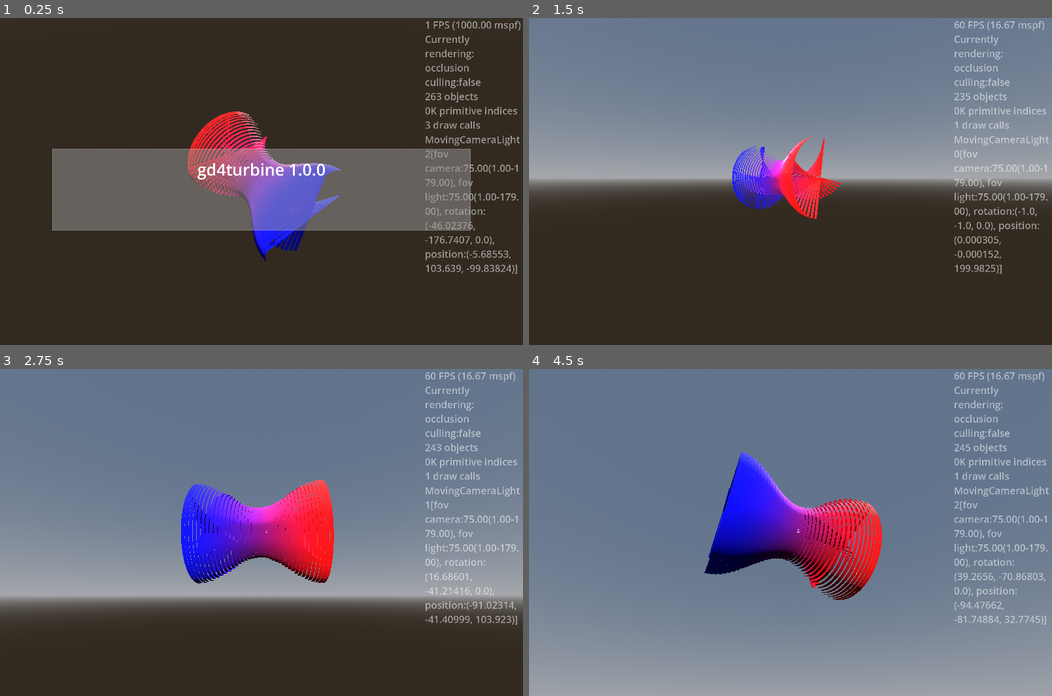
Above: before the commit, frames 1-4 (two rows, left to right).
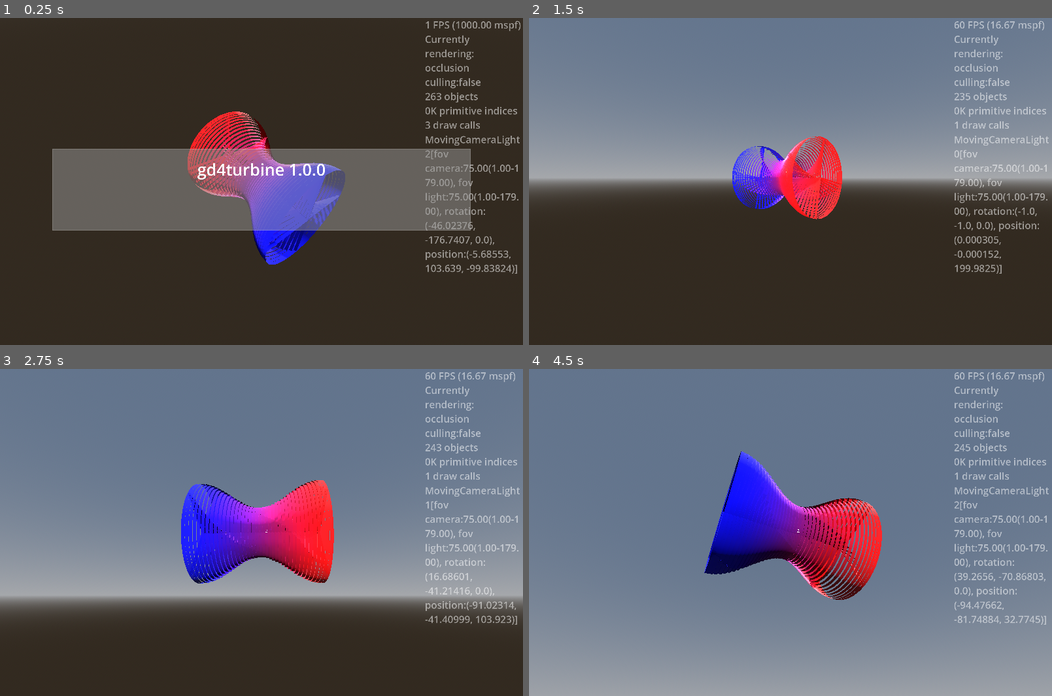
Above: after the commit, the same moments.

Repository: kasworld/gd4turbine
Game: Godot game, scene res://main.tscn
Two runs of this game, one before a commit and one after it. Both use one fixed random seed, a clock stepped at 60 frames per second and the inputs below.
Inputs (mouse positions are in pixels of both pictures, inside the frame that each line leads up to):
- Up to frame 1 (0.25 s): no input
- Up to frame 2 (1.5 s): tap Enter at 0.5 s; move the mouse to (905, 165) at 0.52 s; hold Right 0.53-1.28 s; tap Q at 0.6 s; click (905, 165) at 0.67 s; move the mouse to (685, 197) at 1.27 s; hold Down from 1.28 s (still down); tap E at 1.35 s
- Up to frame 3 (2.75 s): move the mouse to (313, 460) at 2.02 s; release Down at 2.03 s; hold Right from 2.03 s (still down); tap Enter at 2.1 s
- Up to frame 4 (4.5 s): move the mouse to (764, 597) at 2.77 s; release Right at 2.78 s; hold Up 2.78-3.53 s; tap Q at 2.85 s; click (764, 597) at 2.92 s; move the mouse to (947, 581) at 3.52 s; hold Left from 3.53 s (still down); tap E at 3.6 s; move the mouse to (633, 483) at 4.27 s; tap Enter at 4.35 s

The runs differ from the first frame. In frame 1, 0.8% of the frame differs, in the area x 37-66%, y 30-76%; in frame 2, 0.8%, in the area x 43-60%, y 36-62%; in frame 3, 0.2%; in frame 4, 0.3%.

Commit message:
split set_transform_all set_color_all

Diff:
--- a/turbine/turbine.gd
+++ b/turbine/turbine.gd
@@ -3,24 +3,32 @@
 
 func init(count :int, radius :float, ring_width :float, arm_count :int, co1 :Color, co2 :Color) -> Turbine:
 	make_rings($RingsOut, count, radius, ring_width, false)
-	make_rings($RingsIn, count, radius, ring_width, false)
+	make_rings($RingsIn, count, radius, ring_width, true)
 	var blade_mesh := BoxMesh.new()
 	blade_mesh.size = Vector3(radius, ring_width/10, ring_width )
 	$Blades.init_with_alpha(blade_mesh, count*arm_count)
+
+	set_transform_all()
+	set_color_all(co1,co2)
+	return self
+
+func set_transform_all() -> Turbine:
+	var count :int = $RingsOut.get_visible_count()
+	var arm_count :int = $Blades.get_visible_count() / count
+	var mesh_size :Vector3 = $Blades.multimesh.mesh.size
+	var ring_width := mesh_size.z
+	var radius := mesh_size.x
 	for i in count:
 		var rate := float(i)/float(count-1)
 		var r_scale := (cos(rate*PI*2)+3)/4
 		var scaled_size := Vector3(r_scale,r_scale,1)
-		var co := co1.lerp(co2, rate)
 		var ring_pos := Vector3(0,0,-count*ring_width/2 + i*ring_width)
 		$RingsOut.set_inst_scale(i, scaled_size)
 		$RingsOut.set_inst_position(i,ring_pos)
 		$RingsOut.set_inst_rotation(i, Vector3.RIGHT, PI/2)
-		$RingsOut.set_inst_color(i,co)
 		$RingsIn.set_inst_scale(i, scaled_size)
 		$RingsIn.set_inst_position(i,ring_pos)
 		$RingsIn.set_inst_rotation(i, Vector3.RIGHT, PI/2)
-		$RingsIn.set_inst_color(i,co)
 
 		var cell각도 := 2.0*PI / arm_count
 		var base_int := i*arm_count
@@ -30,9 +38,30 @@
 			$Blades.set_inst_rotation(base_int+j, Vector3.BACK, rad)
 			$Blades.set_inst_rotation(base_int+j, Vector3.LEFT, PI/10)
 			$Blades.set_inst_position(base_int+j, Vector3(cos(rad) *radius*r_scale/2,sin(rad) *radius*r_scale/2, ring_pos.z) )
-			$Blades.set_inst_color(base_int+j, co)
 			$Blades.set_inst_scale(base_int+j, scaled_size)
 	return self
+
+func set_color_all(co1 :Color, co2 :Color) -> Turbine:
+	var count :int = $RingsOut.get_visible_count()
+	var arm_count :int = $Blades.get_visible_count() / count
+	for i in count:
+		var rate := float(i)/float(count-1)
+		var co := co1.lerp(co2, rate)
+		$RingsOut.set_inst_color(i,co)
+		$RingsIn.set_inst_color(i,co)
+		var base_int := i*arm_count
+		for j in arm_count:
+			$Blades.set_inst_color(base_int+j, co)
+	return self
+
+func set_inst_color(i:int, co :Color) -> void:
+	var count :int = $RingsOut.get_visible_count()
+	var arm_count :int = $Blades.get_visible_count() / count
+	$RingsOut.set_inst_color(i,co)
+	$RingsIn.set_inst_color(i,co)
+	var base_int := i*arm_count
+	for j in arm_count:
+		$Blades.set_inst_color(base_int+j, co)
 
 func make_rings(rings :MultiMeshShape, count :int, radius :float, ring_width :float, flip_faces :bool) -> MultiMeshShape:
 	var ring_mesh := CylinderMesh.new()
